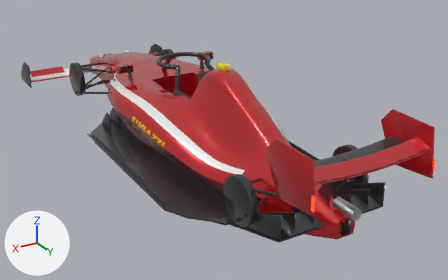
The glTF model content/cars/fugazzi-sf26/fugazzi_sf26.glb: old version first, new version second.
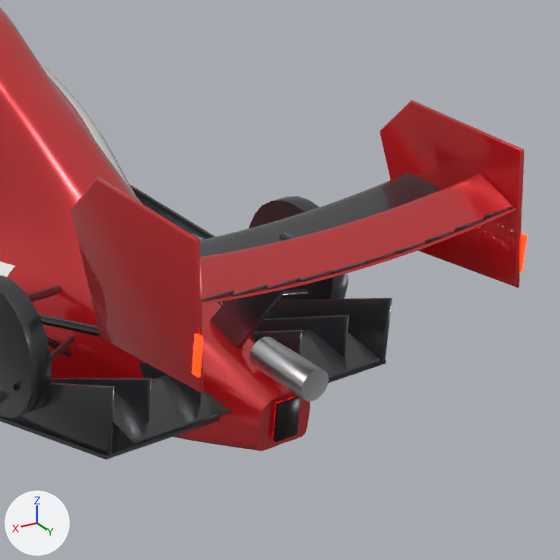
There are two pictures of each version: one whole from a 50 mm lens placed at (2.66, 5.08, 2.53), pointed at (-0.29, 0.17, 0.07), one close up on the part from 53% to 100% of the width and 26% to 100% of the height. The lights are fixed; the arrows at lower left show +X, +Y and +Z. The first two pictures are the older version. Vertices at exactly the same position are counted once.

In view in the first close-up: 'fugazzi_sf26'.
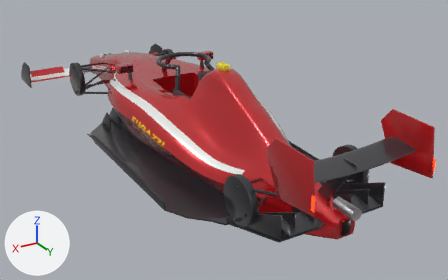
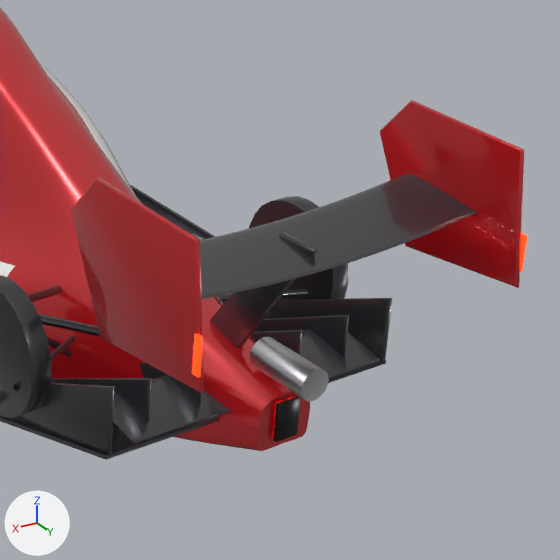
Location of each change, [x1, y1, x2, y2] in pixels of the close-ups (560 x 560 px):
part 1 of me_fugazzi_sf26, deleted: before [200, 174, 516, 304]

Edits to the bpy script that builds the scene:
```text
Change me_fugazzi_sf26:
    used by ob_fugazzi_sf26; location = (0.0, 0.0, 0.0)
    remove me_fugazzi_sf26.from_pydata(...)  # 24246 vertices, 46249 faces; spans x -0.91..0.91, y -3.02..2.56, z 0.0..1.02
    add me_fugazzi_sf26.from_pydata(...)  # 22911 vertices, 43609 faces; spans x -0.91..0.91, y -3.02..2.56, z 0.0..1.02
    me_fugazzi_sf26 part 1: 10 loose pieces with 1335 vertices, spanning x -0.5..0.5, y 2.4..2.53, z 0.79..0.88, are deleted
```
